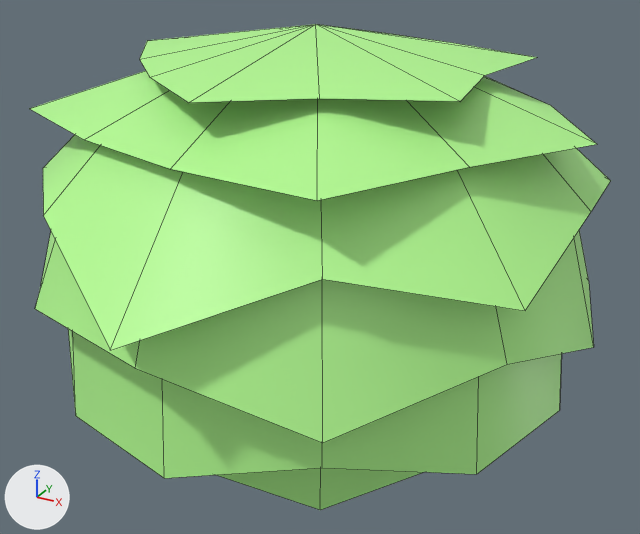
One commit to the FBX model master/Assets/Models/model_bush_02.fbx: the scene before it, then after it.
One viewpoint serves both versions: a 50 mm camera at (0.0722, -0.1299, 0.0929) aimed at (0.002, -0.0023, 0.0291). Arrows for +X, +Y and +Z are at lower left; the lights stay in place. Mesh edges are drawn as thin lines. Where no turn or scale is listed for an object, it has been applied to the vertices.

In view in the first picture: 'bush02_geo'.
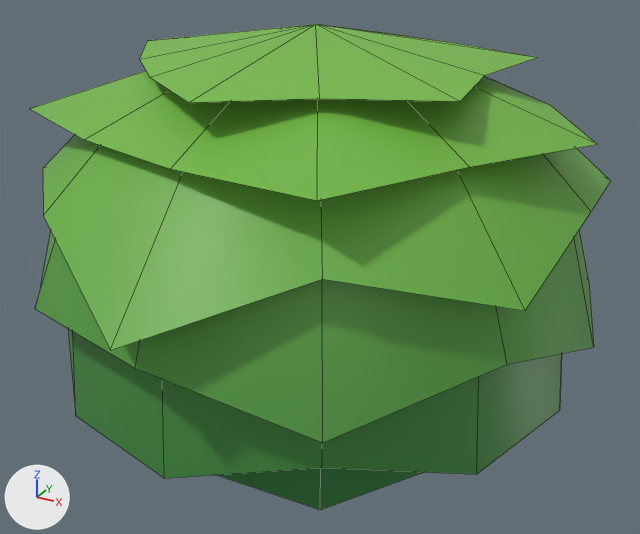
Where the change shows, as pixel boxes (x1, y1, x2, y2) in the pictures (640 x 534 px):
```json
{"object": "bush02_geo", "change": "surface changed", "before": [29, 24, 611, 510], "after": [29, 24, 611, 510]}
```

The change, as JSON lines over the scene's bpy script:
```json
{"op": "add", "block": "img_texture_tree_01_jpg", "code": ["img_texture_tree_01_jpg = load_image('texture_tree_01.jpg', '../Textures/texture_tree_01.jpg', 32, 32, 'sRGB')"]}
{"op": "remove", "block": "mat_bush2mt", "code": "mat_bush2mt.base_color = (0.466, 1.0, 0.294)  # green #b6ff94"}
{"op": "add", "block": "mat_bush2mt", "code": "mat_bush2mt.texture = img_texture_tree_01_jpg"}
{"block": "me_mesh", "where": "me_mesh.from_pydata(...)  # 146 vertices, 84 faces; spans x -0.0534..0.0504, y -0.0555..0.0504, z -0.0061..0.071"}
{"block": "me_mesh", "where": "# used by ob_bush02_geo; location = (0.0, 0.0, 0.0)"}
{"block": "me_mesh", "change": "me_mesh part 1: texture (UV) coordinates of 84 of 84 faces, centred in x -0.0436..0.0436, y -0.0436..0.0436, z -0.0041..0.0673, changed; they spanned u 0.0..1.0, v 0.0..1.0 and now span u 0.42..0.58, v 0.62..0.92"}
```
